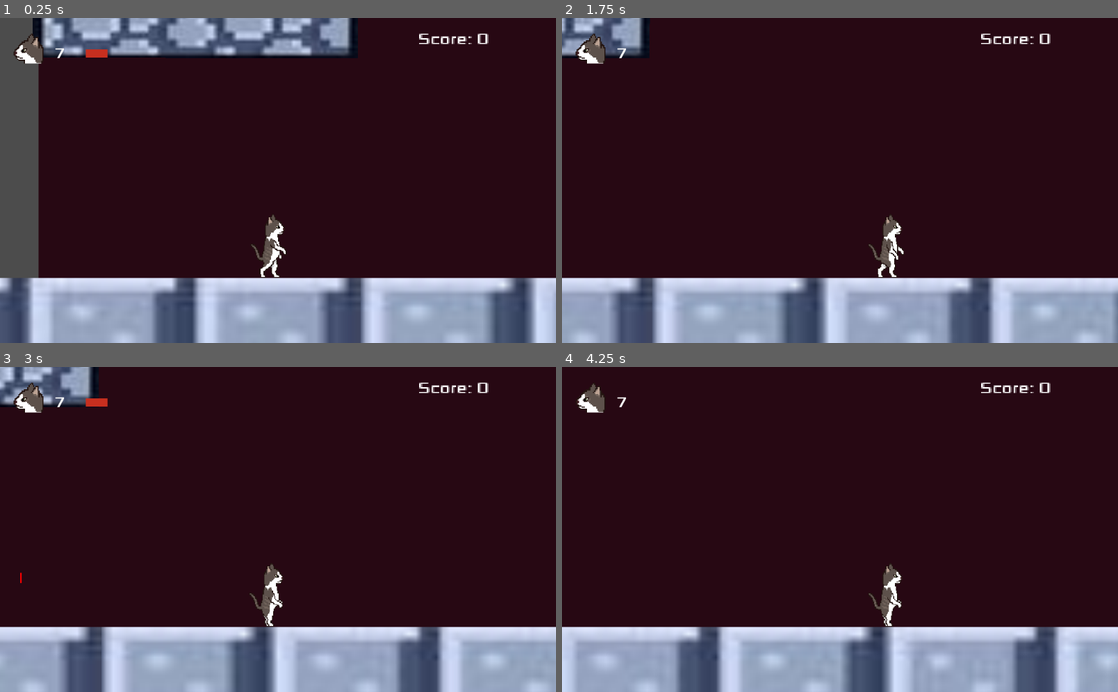
Above: before the commit, frames 1-4 (two rows, left to right).
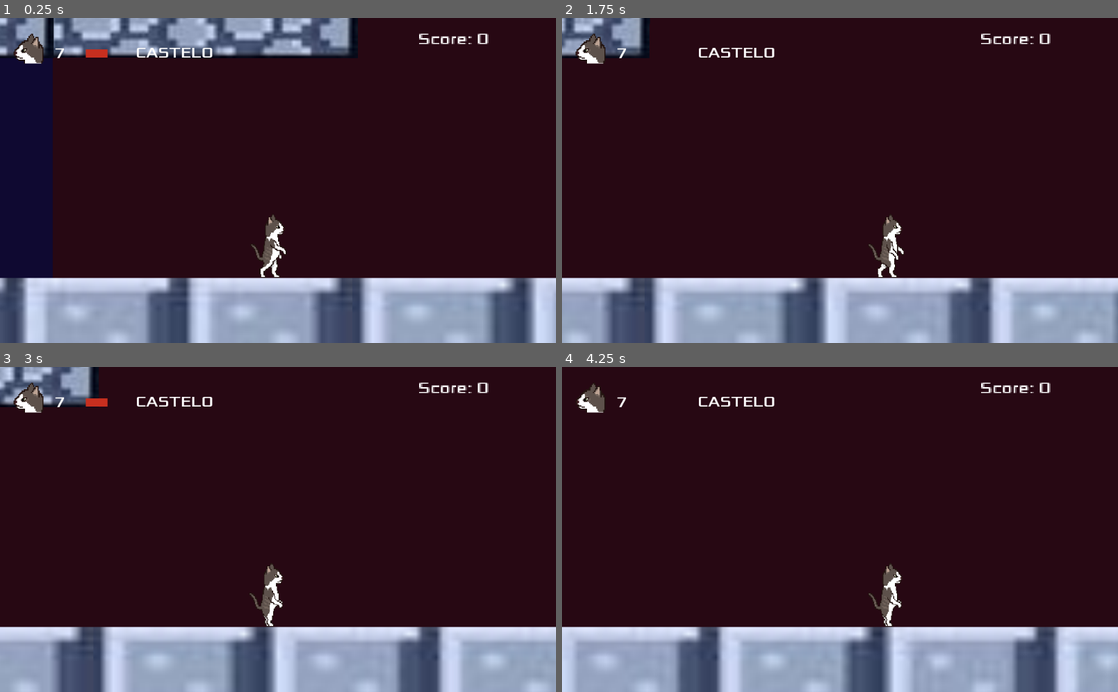
Above: after the commit, the same moments.

Repository: Fergiaco/Bordasvania
Game: Godot game, scene res://Main.tscn
Two runs of this game, one before a commit and one after it. Both use one fixed random seed, a clock stepped at 60 frames per second and the inputs below.
Inputs:
- Up to frame 1 (0.25 s): no input
- Up to frame 2 (1.75 s): tap Enter at 0.5 s; hold K (Melee) 0.53-1.28 s; hold Right (Right) from 0.53 s (still down); tap Space (Jump) at 0.77, 1.52 s; tap L (Projetil) at 0.8, 1.35 s; tap R at 1.55 s
- Up to frame 3 (3 s): release Right (Right) at 2.03 s; hold Left (Left) 2.03-2.78 s; hold R 2.03-2.78 s; tap K (Melee) at 2.3, 2.85 s; hold Right (Right) from 2.78 s (still down)
- Up to frame 4 (4.25 s): keep holding Right (Right); tap Space (Jump) at 3.02, 3.77 s; tap L (Projetil) at 3.05 s; hold L (Projetil) from 3.53 s (still down); tap R at 3.8 s

The runs differ from the first frame. In frame 1, 9.6% of the frame differs, in the area x 0-63%, y 0-100%; in frame 2, 0.7%; in frame 3, 0.7%; in frame 4, 0.2%.

Commit message:
som dano

Diff:
--- a/Ataques/Espada.gd
+++ b/Ataques/Espada.gd
@@ -7,5 +7,5 @@
 	var colisao = move_and_collide(velocidade*delta*speed)
 	if colisao:
 		print(colisao.collider)
-		print('Laser colidiu')
+		print('Espada colidiu')
 		self.queue_free()
--- a/HUD.gd
+++ b/HUD.gd
@@ -8,6 +8,9 @@
 func atualiza_vida(num):
 	$Vidas.text=str(num)
 
+func mostra_area(area):
+	$Area.text=area
+
 func atualiza_pontos(ponto):
 	score+=ponto
 	$Score.text="Score: "+str(score)
--- a/Inimigos/Inimigo.gd
+++ b/Inimigos/Inimigo.gd
@@ -6,6 +6,7 @@
 var gravidade = 3000
 var direita=true
 onready var sprite = $Sprite
+onready var som_dano=$som_dano
 export (int) var hp=3
 export (int) var pontos=100
 
@@ -22,6 +23,7 @@
 
 func tomou_dano():
 	hp-=1
+	som_dano.play()
 	if hp==0:
 		print("Inimigo morreu")
 		get_tree().call_group("HUD", "atualiza_pontos",pontos)
@@ -31,8 +33,9 @@
 	for i in get_slide_count():
 		var collision = get_slide_collision(i)
 		if  collision:
-			if collision.collider.is_in_group("Player"):
-				get_tree().call_group("Player", "tomou_dano")
+			if collision.collider:
+				if collision.collider.is_in_group("Player"):
+					get_tree().call_group("Player", "tomou_dano")
 
 func _physics_process(delta):
 	detecta_colisao()
--- a/Inimigos/Inimigo.tscn
+++ b/Inimigos/Inimigo.tscn
@@ -1,5 +1,6 @@
-[gd_scene load_steps=4 format=2]
+[gd_scene load_steps=5 format=2]
 
+[ext_resource path="res://Player/som_dano.mp3" type="AudioStream" id=1]
 [ext_resource path="res://Inimigos/Inimigo.gd" type="Script" id=2]
 [ext_resource path="res://Player/Bordas.tres" type="SpriteFrames" id=3]
 
@@ -12,7 +13,7 @@
 hp = 2
 
 [node name="Sprite" type="AnimatedSprite" parent="."]
-modulate = Color( 0, 1, 0.203922, 1 )
+modulate = Color( 0.054902, 0.443137, 0.0431373, 1 )
 position = Vector2( 1, -18 )
 scale = Vector2( 0.0907348, 0.113146 )
 frames = ExtResource( 3 )
@@ -21,3 +22,8 @@
 [node name="CollisionShape2D" type="CollisionShape2D" parent="."]
 position = Vector2( 8, -32 )
 shape = SubResource( 1 )
+
+[node name="som_dano" type="AudioStreamPlayer" parent="."]
+stream = ExtResource( 1 )
+volume_db = -37.56
+pitch_scale = 0.76
--- a/Main.gd
+++ b/Main.gd
@@ -4,11 +4,13 @@
 var porta_castelo : Position2D
 var player : KinematicBody2D
 var currentScene = null
+var area='floresta'
+var musica_cast=false
 
 func _ready() -> void:
-	$musica.play()
 	currentScene = get_child(0)
-	porta_castelo=$Castelo/Porta_castelo
+	porta_castelo=$Jogo/Porta_castelo
+	porta_castelo=$Jogo/Porta_castelo
 	sceneLimit = currentScene.get_node("Limite")
 	player = currentScene.get_node("Bordas")
 
@@ -24,12 +26,24 @@
 
 	if player.position.y > porta_castelo.position.y:
 		if player.position.x < porta_castelo.position.x:
-			pass
+			area='floresta'
+			musica_cast=false
+			$musica_castelo.stop()
+
+		else:
+			area='castelo'
+			if not musica_cast:
+				musica_cast=true
+				$musica_castelo.play()
+		get_tree().call_group("HUD", "mostra_area",area)
+
+			#get_tree().change_scene("/root/Main/Inicio")
 			#var new_parent = get_node("/root/Main/Inicio")
 			#var old_parent=get_node(player.get_parent().get_path())
 			#print(old_parent.get_parent().get_child(1).get_path())
 			#old_parent.remove_child(player)
 			#new_parent.add_child(player)
+			#pass
 
 
 			#get_tree().change_scene("res://GameOver.tscn")
--- a/Main.tscn
+++ b/Main.tscn
@@ -25,11 +25,13 @@
 position = Vector2( 1, -4 )
 script = ExtResource( 3 )
 
-[node name="Castelo" type="Node" parent="."]
-
-[node name="Cenario" type="Node" parent="Castelo"]
-
-[node name="ColorRect" type="ColorRect" parent="Castelo/Cenario"]
+[node name="Jogo" type="Node" parent="."]
+
+[node name="Cenario" type="Node" parent="Jogo"]
+
+[node name="Castelo" type="Node" parent="Jogo/Cenario"]
+
+[node name="ColorRect" type="ColorRect" parent="Jogo/Cenario/Castelo"]
 margin_left = -3613.0
 margin_top = -2535.0
 margin_right = 8221.0
@@ -37,97 +39,113 @@
 rect_scale = Vector2( 1.24723, 1.29681 )
 color = Color( 0.156863, 0.0352941, 0.0784314, 1 )
 
-[node name="Chão" parent="Castelo/Cenario" instance=ExtResource( 2 )]
+[node name="Chão" parent="Jogo/Cenario/Castelo" instance=ExtResource( 2 )]
 position = Vector2( -1778, 803 )
 
-[node name="Chão5" parent="Castelo/Cenario" instance=ExtResource( 2 )]
-position = Vector2( -4870, 803 )
-
-[node name="Chão2" parent="Castelo/Cenario" instance=ExtResource( 2 )]
+[node name="Chão2" parent="Jogo/Cenario/Castelo" instance=ExtResource( 2 )]
 position = Vector2( 3765, 158 )
 
-[node name="Chão3" parent="Castelo/Cenario" instance=ExtResource( 2 )]
+[node name="Chão3" parent="Jogo/Cenario/Castelo" instance=ExtResource( 2 )]
 position = Vector2( 1601, 2440 )
 
-[node name="Chão4" parent="Castelo/Cenario" instance=ExtResource( 2 )]
+[node name="Chão4" parent="Jogo/Cenario/Castelo" instance=ExtResource( 2 )]
 position = Vector2( 977, 4272 )
 
-[node name="Chão6" parent="Castelo/Cenario" instance=ExtResource( 2 )]
+[node name="Chão6" parent="Jogo/Cenario/Castelo" instance=ExtResource( 2 )]
 position = Vector2( 4694, 4277 )
 
-[node name="Plataforma2" parent="Castelo/Cenario" instance=ExtResource( 4 )]
+[node name="Plataforma2" parent="Jogo/Cenario/Castelo" instance=ExtResource( 4 )]
 position = Vector2( -15, -126 )
 
-[node name="Plataforma8" parent="Castelo/Cenario" instance=ExtResource( 4 )]
+[node name="Plataforma8" parent="Jogo/Cenario/Castelo" instance=ExtResource( 4 )]
 position = Vector2( 776, -418 )
 
-[node name="Plataforma9" parent="Castelo/Cenario" instance=ExtResource( 4 )]
+[node name="Plataforma9" parent="Jogo/Cenario/Castelo" instance=ExtResource( 4 )]
 position = Vector2( 1316, -577 )
 
-[node name="Plataforma10" parent="Castelo/Cenario" instance=ExtResource( 4 )]
+[node name="Plataforma10" parent="Jogo/Cenario/Castelo" instance=ExtResource( 4 )]
 position = Vector2( 1281, 818 )
 
-[node name="Plataforma11" parent="Castelo/Cenario" instance=ExtResource( 4 )]
+[node name="Plataforma11" parent="Jogo/Cenario/Castelo" instance=ExtResource( 4 )]
 position = Vector2( 338, 438 )
 
-[node name="Plataforma12" parent="Castelo/Cenario" instance=ExtResource( 4 )]
+[node name="Plataforma12" parent="Jogo/Cenario/Castelo" instance=ExtResource( 4 )]
 position = Vector2( 802, 629 )
 
-[node name="Plataforma3" parent="Castelo/Cenario" instance=ExtResource( 4 )]
+[node name="Plataforma3" parent="Jogo/Cenario/Castelo" instance=ExtResource( 4 )]
 position = Vector2( 321, -283 )
 
-[node name="Plataforma6" parent="Castelo/Cenario" instance=ExtResource( 4 )]
+[node name="Plataforma6" parent="Jogo/Cenario/Castelo" instance=ExtResource( 4 )]
 position = Vector2( -1285, -33 )
 
-[node name="Plataforma7" parent="Castelo/Cenario" instance=ExtResource( 4 )]
+[node name="Plataforma4" parent="Jogo/Cenario/Castelo" instance=ExtResource( 4 )]
+position = Vector2( -808, 200 )
+
+[node name="Plataforma7" parent="Jogo/Cenario/Castelo" instance=ExtResource( 4 )]
 position = Vector2( -1655, -147 )
-
-[node name="Plataforma4" parent="Castelo/Cenario" instance=ExtResource( 4 )]
-position = Vector2( -808, 200 )
-
-[node name="Plataforma5" parent="Castelo/Cenario" instance=ExtResource( 4 )]
-position = Vector2( -483, 95 )
-
-[node name="Plataforma" parent="Castelo/Cenario" instance=ExtResource( 4 )]
-position = Vector2( -229, 95 )
-
-[node name="Pilar1" parent="Castelo/Cenario" instance=ExtResource( 5 )]
+scale = Vector2( 1, 1 )
+
+[node name="Pilar1" parent="Jogo/Cenario/Castelo" instance=ExtResource( 5 )]
 position = Vector2( -3330, -701 )
 scale = Vector2( 0.993958, 0.557625 )
 
-[node name="Pilar2" parent="Castelo/Cenario" instance=ExtResource( 5 )]
+[node name="Pilar3" parent="Jogo/Cenario/Castelo" instance=ExtResource( 5 )]
+position = Vector2( 3553, 3353 )
+scale = Vector2( 0.414777, 0.414777 )
+
+[node name="Plataforma13" parent="Jogo/Cenario/Castelo" instance=ExtResource( 4 )]
+position = Vector2( -2685, -313 )
+
+[node name="Plataforma18" parent="Jogo/Cenario/Castelo" instance=ExtResource( 4 )]
+position = Vector2( 2544, -715 )
+
+[node name="Plataforma17" parent="Jogo/Cenario/Castelo" instance=ExtResource( 4 )]
+position = Vector2( 2290, -715 )
+
+[node name="Plataforma16" parent="Jogo/Cenario/Castelo" instance=ExtResource( 4 )]
+position = Vector2( 2030, -715 )
+
+[node name="Plataforma15" parent="Jogo/Cenario/Castelo" instance=ExtResource( 4 )]
+position = Vector2( -2171, -313 )
+
+[node name="Plataforma14" parent="Jogo/Cenario/Castelo" instance=ExtResource( 4 )]
+position = Vector2( -2425, -313 )
+
+[node name="Pilar2" parent="Jogo/Cenario/Castelo" instance=ExtResource( 5 )]
 position = Vector2( 3904, 982 )
 scale = Vector2( 1.56389, 1.56389 )
 
-[node name="Pilar3" parent="Castelo/Cenario" instance=ExtResource( 5 )]
-position = Vector2( 3553, 3353 )
-scale = Vector2( 0.414777, 0.414777 )
-
-[node name="Plataforma13" parent="Castelo/Cenario" instance=ExtResource( 4 )]
-position = Vector2( -2685, -313 )
-
-[node name="Plataforma14" parent="Castelo/Cenario" instance=ExtResource( 4 )]
-position = Vector2( -2425, -313 )
-
-[node name="Plataforma15" parent="Castelo/Cenario" instance=ExtResource( 4 )]
-position = Vector2( -2171, -313 )
-
-[node name="Plataforma16" parent="Castelo/Cenario" instance=ExtResource( 4 )]
-position = Vector2( 2030, -715 )
-
-[node name="Plataforma17" parent="Castelo/Cenario" instance=ExtResource( 4 )]
-position = Vector2( 2290, -715 )
-
-[node name="Plataforma18" parent="Castelo/Cenario" instance=ExtResource( 4 )]
-position = Vector2( 2544, -715 )
-
-[node name="Ataques" type="Node2D" parent="Castelo"]
-
-[node name="Bordas" parent="Castelo" instance=ExtResource( 1 )]
+[node name="Plataforma" parent="Jogo/Cenario/Castelo" instance=ExtResource( 4 )]
+position = Vector2( -229, 95 )
+
+[node name="Plataforma5" parent="Jogo/Cenario/Castelo" instance=ExtResource( 4 )]
+position = Vector2( -483, 95 )
+
+[node name="Floresta" type="Node" parent="Jogo/Cenario"]
+
+[node name="ColorRect" type="ColorRect" parent="Jogo/Cenario/Floresta"]
+margin_left = -9628.0
+margin_top = -2530.0
+margin_right = -9588.0
+margin_bottom = -2490.0
+rect_scale = Vector2( 151.032, 194.7 )
+color = Color( 0.0627451, 0.0392157, 0.196078, 1 )
+
+[node name="Pilar4" parent="Jogo/Cenario/Floresta" instance=ExtResource( 5 )]
+position = Vector2( -3890, -701 )
+scale = Vector2( 0.993958, 0.557625 )
+
+[node name="Chão5" parent="Jogo/Cenario/Floresta" instance=ExtResource( 2 )]
+position = Vector2( -4870, 803 )
+scale = Vector2( 0.992092, 1 )
+
+[node name="Ataques" type="Node2D" parent="Jogo"]
+
+[node name="Bordas" parent="Jogo" instance=ExtResource( 1 )]
 position = Vector2( -3195, 209 )
 speed = 500
 
-[node name="Camera2D" type="Camera2D" parent="Castelo/Bordas"]
+[node name="Camera2D" type="Camera2D" parent="Jogo/Bordas"]
 position = Vector2( 22.9321, 42 )
 offset = Vector2( 0, -70 )
 current = true
@@ -137,42 +155,38 @@
 "_editor_description_": ""
 }
 
-[node name="Posicao_olhos" type="Position2D" parent="Castelo/Bordas"]
+[node name="Posicao_olhos" type="Position2D" parent="Jogo/Bordas"]
 position = Vector2( 9.97046, 1 )
 
-[node name="Posicao_mao" type="Position2D" parent="Castelo/Bordas"]
+[node name="Posicao_mao" type="Position2D" parent="Jogo/Bordas"]
 position = Vector2( 31.9055, 46 )
 
-[node name="Inimigo" parent="Castelo" instance=ExtResource( 6 )]
+[node name="Inimigo" parent="Jogo" instance=ExtResource( 6 )]
 position = Vector2( -1317, -69 )
 
-[node name="Inimigo2" parent="Castelo" instance=ExtResource( 6 )]
+[node name="Inimigo2" parent="Jogo" instance=ExtResource( 6 )]
 position = Vector2( -1580, 234 )
 
-[node name="Inimigo3" parent="Castelo" instance=ExtResource( 6 )]
+[node name="Inimigo3" parent="Jogo" instance=ExtResource( 6 )]
 position = Vector2( -554, 67 )
 
-[node name="Inimigo4" parent="Castelo" instance=ExtResource( 6 )]
+[node name="Inimigo4" parent="Jogo" instance=ExtResource( 6 )]
 position = Vector2( 2509, -293 )
 
-[node name="Inimigo5" parent="Castelo" instance=ExtResource( 6 )]
+[node name="Inimigo5" parent="Jogo" instance=ExtResource( 6 )]
 position = Vector2( 1821, 1962 )
 
-[node name="Limite" type="Position2D" parent="Castelo"]
+[node name="Inimigo6" parent="Jogo" instance=ExtResource( 6 )]
+position = Vector2( -2504, -340 )
+
+[node name="Inimigo7" parent="Jogo" instance=ExtResource( 6 )]
+position = Vector2( 2255, -738 )
+
+[node name="Limite" type="Position2D" parent="Jogo"]
 position = Vector2( -284, 2401 )
 
-[node name="Inimigo6" parent="Castelo" instance=ExtResource( 6 )]
-position = Vector2( -2504, -340 )
-
-[node name="Inimigo7" parent="Castelo" instance=ExtResource( 6 )]
-position = Vector2( 2255, -738 )
-
-[node name="Porta_castelo" type="Position2D" parent="Castelo"]
+[node name="Porta_castelo" type="Position2D" parent="Jogo"]
 position = Vector2( -3592, 62 )
-
-[node name="Inicio" type="Node" parent="."]
-
-[node name="Cenario" type="Node" parent="Inicio"]
 
 [node name="HUD" type="CanvasLayer" parent="." groups=["HUD"]]
 script = ExtResource( 11 )
@@ -200,6 +214,15 @@
 text = "7"
 uppercase = true
 
+[node name="Area" type="Label" parent="HUD"]
+margin_left = 250.0
+margin_top = 47.0
+margin_right = 597.0
+margin_bottom = 81.0
+custom_fonts/font = SubResource( 2 )
+text = "7"
+uppercase = true
+
 [node name="rosto" type="TextureRect" parent="HUD"]
 margin_left = 24.0
 margin_top = 27.0
@@ -217,6 +240,6 @@
 custom_fonts/font = SubResource( 1 )
 text = "Score: 0"
 
-[node name="musica" type="AudioStreamPlayer" parent="."]
+[node name="musica_castelo" type="AudioStreamPlayer" parent="."]
 stream = ExtResource( 7 )
 volume_db = -35.071
--- a/Player/Bordas.gd
+++ b/Player/Bordas.gd
@@ -76,7 +76,7 @@
 		l.position = $Posicao_olhos.global_position
 		l.velocidade=direcao
 		l.add_collision_exception_with(get_node("."))
-		owner.get_node("Castelo/Ataques").add_child(l)
+		owner.get_node("Jogo/Ataques").add_child(l)
 
 		pode_atirar=false
 		audio_laser.play()
@@ -87,9 +87,9 @@
 	if Input.is_action_pressed("Melee") and pode_bater:
 		var e = Espada.instance()
 		e.position = $Posicao_olhos.global_position
-		e.velocidade=direcao
+		#e.velocidade=direcao
 		e.add_collision_exception_with(get_node("."))
-		owner.get_node("Castelo/Ataques").add_child(e)
+		owner.get_node("Jogo/Ataques").add_child(e)
 
 		pode_bater=false
 		timer_espada.start()
--- a/Player/Bordas.tscn
+++ b/Player/Bordas.tscn
@@ -56,7 +56,6 @@
 scale = Vector2( 0.100953, 0.115093 )
 frames = ExtResource( 2 )
 animation = "Direita"
-frame = 1
 speed_scale = 1.45
 playing = true
 
Not shown, changed: Player/som_dano.mp3.import
